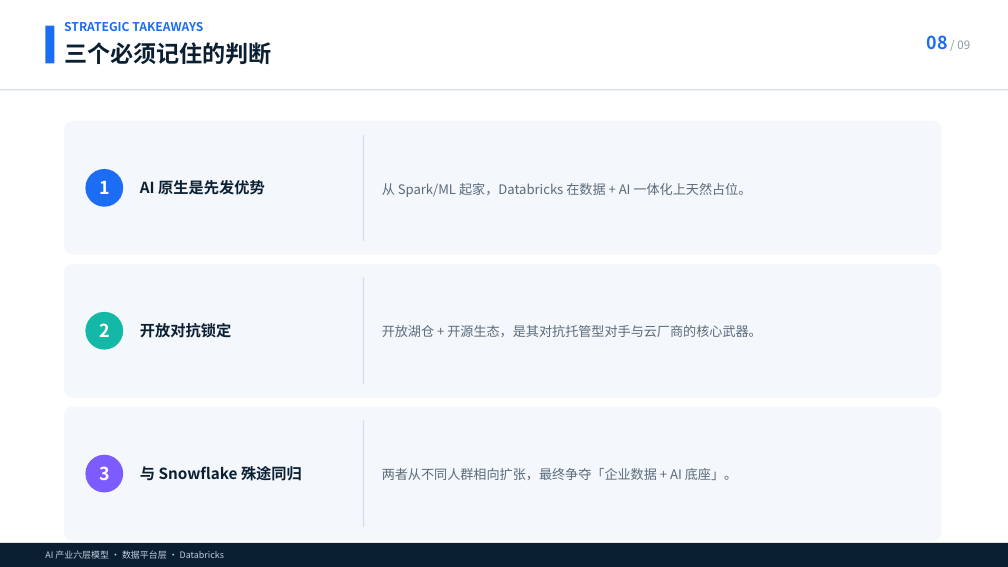
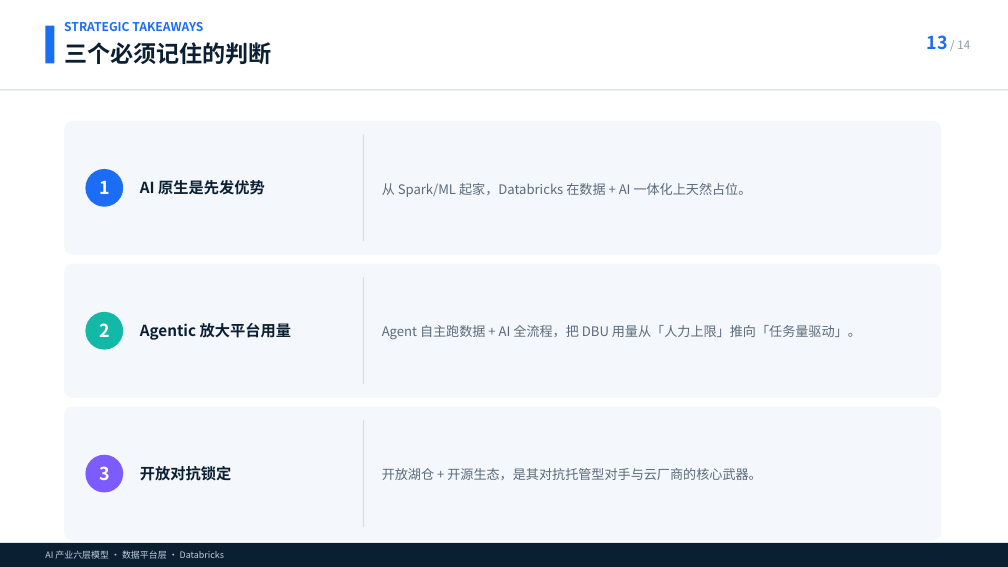
Before and after one commit to chenliang613/SocratesAI, a slide deck: slide 13 of output/Databricks的AI产业.pptx (slide 8 before the commit). Drawn at 1008x567 pixels with LibreOffice and Linux fonts; fonts in the diff are those of the drawing. Boxes give left, top, right and bottom in pixels: in the first picture for what was removed or moved away, otherwise in the second. Text is boxed around its words. In the diff, an @@ line names an element or a change of style, - is before the commit and + after.

```diff
--- a/output/Databricks的AI产业.pptx
+++ b/output/Databricks的AI产业.pptx
@@ text at [927,35,970,50]: text changed @@
-08 / 09
+13 / 14
@@ text at [140,323,291,340]: text changed @@
-开放对抗锁定
+Agentic 放大平台用量
@@ text at [382,325,861,339]: text changed @@
-开放湖仓 + 开源生态，是其对抗托管型对手与云厂商的核心武器。
+Agent 自主跑数据 + AI 全流程，把 DBU 用量从「人力上限」推向「任务量驱动」。
@@ text at [140,466,231,481]: text changed @@
-与 Snowflake 殊途同归
+开放对抗锁定
@@ text at [382,468,762,480]: text changed @@
-两者从不同人群相向扩张，最终争夺「企业数据 + AI 底座」。
+开放湖仓 + 开源生态，是其对抗托管型对手与云厂商的核心武器。
```
Also in this commit, not shown: 6 other slides changed, 5 slides added, 17 other files.
